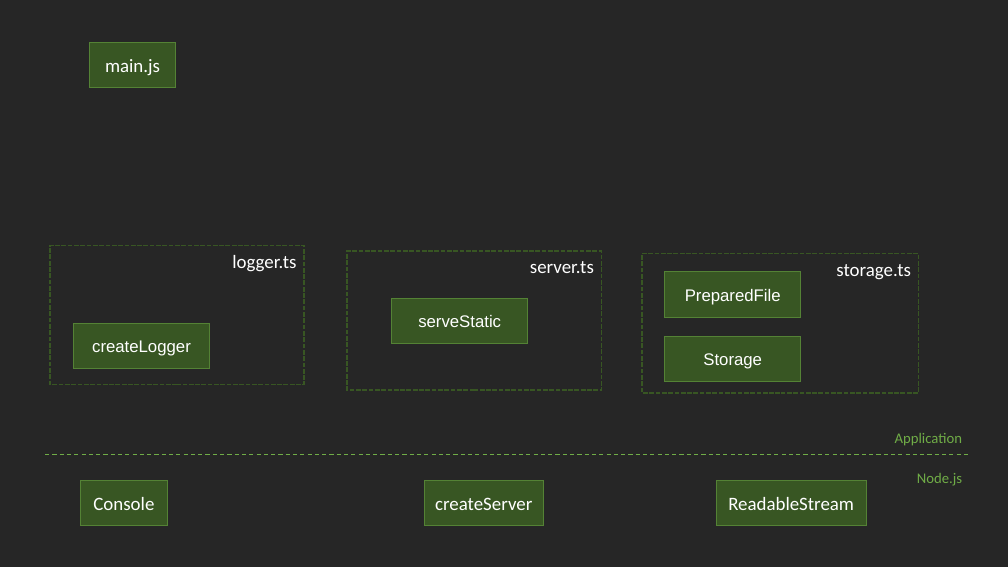
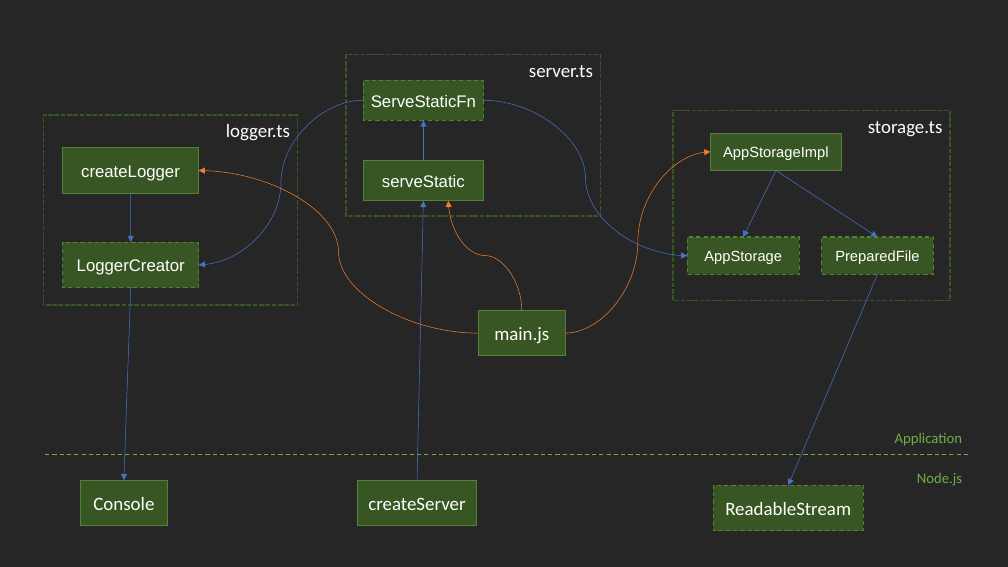
Before and after one commit to yialo/learn-smth, a slide deck: slide 1 of metarhia/solid/dip/2_di/diagram.pptx. Drawn at 1008x567 pixels with LibreOffice and Linux fonts; fonts in the diff are those of the drawing. Boxes give left, top, right and bottom in pixels: in the first picture for what was removed or moved away, otherwise in the second. Text is boxed around its words. In the diff, an @@ line names an element or a change of style, - is before the commit and + after.

Commit message:
feat: add several logger implementations

```diff
--- a/metarhia/solid/dip/2_di/diagram.pptx
+++ b/metarhia/solid/dip/2_di/diagram.pptx
@@ rectangle "server.ts": place and size @@
-rectangle "server.ts" at (347, 251, 601, 390)
+rectangle "server.ts" at (346, 54, 600, 216)
@@ rectangle added at (363, 80, 484, 120), fill #385723, outline #548235 1 pt dashed, 16 pt, text #FFFFFF @@
+ServeStaticFn
@@ rectangle "logger.ts": place and size @@
-rectangle "logger.ts" at (50, 246, 304, 385)
+rectangle "logger.ts" at (43, 115, 297, 305)
@@ curved arrow added from (363, 101) to (199, 265), #4472C4 0.5 pt @@
@@ curved arrow added from (484, 101) to (687, 256), #4472C4 0.5 pt @@
@@ rectangle "storage.ts": place and size @@
-rectangle "storage.ts" at (642, 254, 919, 393)
+rectangle "storage.ts" at (673, 110, 950, 300)
@@ rectangle "createLogger": place and size @@
-rectangle "createLogger" at (73, 324, 209, 369)
+rectangle "createLogger" at (63, 147, 199, 193)
@@ arrow added from (423, 160) to (423, 120), #4472C4 0.5 pt @@
@@ rectangle added at (711, 133, 842, 170), fill #385723, outline #548235 1 pt, 14 pt, text #FFFFFF @@
+AppStorageImpl
@@ curved arrow added from (479, 333) to (199, 171), #ED7D31 0.5 pt @@
@@ rectangle "serveStatic": place and size @@
-rectangle "serveStatic" at (392, 298, 528, 343)
+rectangle "serveStatic" at (363, 160, 484, 200)
@@ curved arrow added from (566, 333) to (711, 152), #ED7D31 0.5 pt @@
@@ arrow added from (776, 171) to (743, 237), #4472C4 0.5 pt @@
@@ arrow added from (776, 171) to (878, 237), #4472C4 0.5 pt @@
@@ arrow added from (131, 194) to (131, 242), #4472C4 0.5 pt @@
@@ arrow added from (417, 480) to (423, 201), #4472C4 0.5 pt @@
@@ curved arrow added from (522, 311) to (448, 201), #ED7D31 0.5 pt @@
@@ rectangle added at (687, 237, 799, 274), fill #385723, outline #548235 1 pt dashed, 14 pt, text #FFFFFF @@
+AppStorage
@@ rectangle "PreparedFile": place and size @@
-rectangle "PreparedFile" at (665, 272, 801, 318)
+rectangle "PreparedFile" at (822, 237, 934, 274)
@@ rectangle "PreparedFile" at (822, 237, 934, 274): size 16 to 14 pt; outline #548235 1 pt to #548235 1 pt dashed @@
@@ rectangle added at (63, 242, 199, 287), fill #385723, outline #548235 1 pt dashed, 16 pt, text #FFFFFF @@
+LoggerCreator
@@ arrow added from (131, 287) to (124, 480), #4472C4 0.5 pt @@
@@ arrow added from (878, 274) to (789, 485), #4472C4 0.5 pt @@
@@ rectangle "main.js": place and size @@
-rectangle "main.js" at (89, 42, 176, 88)
+rectangle "main.js" at (479, 311, 566, 356)
@@ rectangle removed at (665, 337, 801, 382) @@
-Storage
@@ rectangle "createServer": place and size @@
-rectangle "createServer" at (424, 480, 543, 526)
+rectangle "createServer" at (358, 480, 476, 526)
@@ rectangle "ReadableStream": place and size @@
-rectangle "ReadableStream" at (717, 480, 867, 526)
+rectangle "ReadableStream" at (714, 485, 864, 531)
@@ rectangle "ReadableStream" at (714, 485, 864, 531): outline #548235 1 pt to #548235 1 pt dashed @@
```
Also in this commit, not shown: 7 other files.
